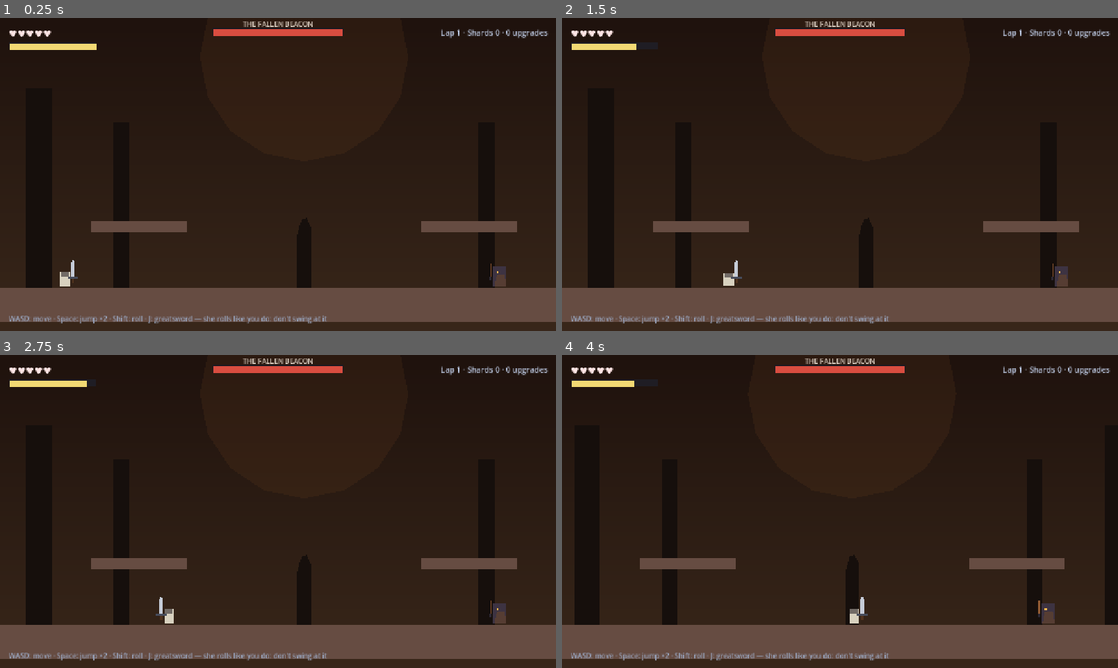
Above: before the commit, frames 1-4 (two rows, left to right).
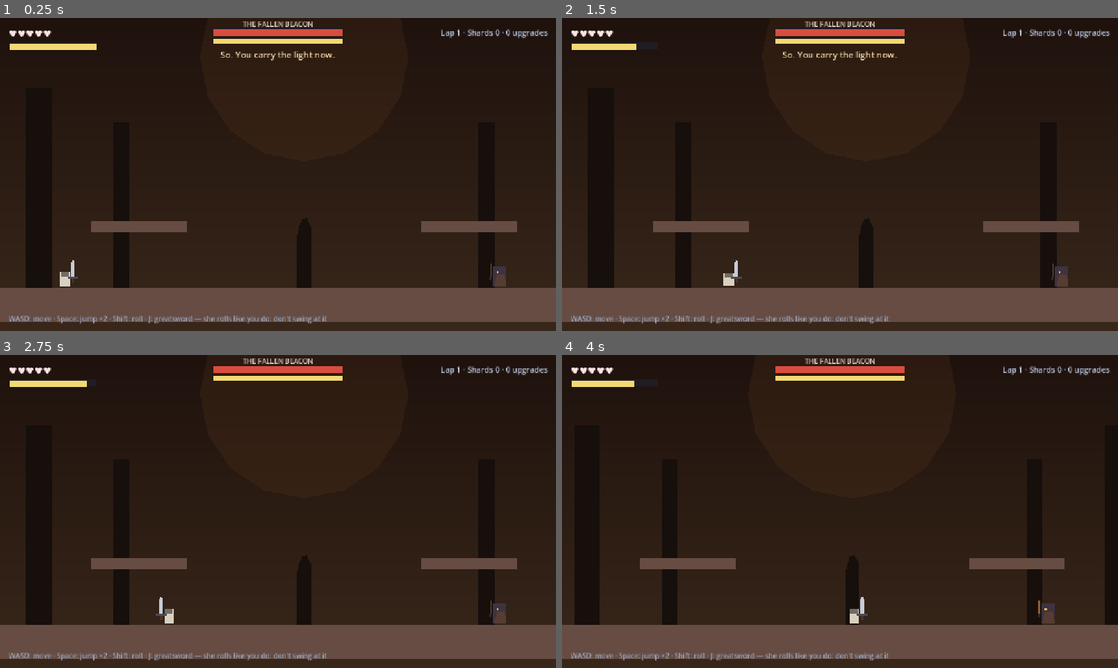
Above: after the commit, the same moments.

Repository: hugoborgplotnikov-boop/the-last-beacon
Game: Godot game, scene res://scenes/fallen_beacon_arena.tscn
Same seed, same stepped clock (60 frames per second), same inputs: the game is played once before the commit and once after it. This scene is started directly instead of the project's main scene.
Inputs:
- Up to frame 1 (0.25 s): no input
- Up to frame 2 (1.5 s): tap Enter at 0.5 s; hold D (move_right) from 0.53 s (still down); tap J (attack) at 0.6 s; tap Space (jump) at 0.77 s; tap Shift (roll) at 0.8, 1.35 s
- Up to frame 3 (2.75 s): tap Space (jump) at 1.52 s; tap J (attack) at 1.55, 2.1 s; release D (move_right) at 2.03 s; hold A (move_left) from 2.03 s (still down); tap Shift (roll) at 2.3 s
- Up to frame 4 (4 s): release A (move_left) at 2.78 s; hold D (move_right) from 2.78 s (still down); tap Shift (roll) at 2.85, 3.8 s; tap Space (jump) at 3.02, 3.77 s; tap J (attack) at 3.05, 3.6 s

The runs differ from the first frame. In frame 1, 0.6% of the frame differs, in the area x 38-62%, y 6-14%; in frame 2, 0.6%; in frame 3, 0.4%; in frame 4, 0.4%.

Commit message:
feat: THE FALLEN BEACON — the Duel (parry, stamina, personality)
She was passive; now she fights back like the hero she mirrors:
- PARRY: swings that land while she's idle are deflected — the hero is
  bounced back and she counters with a fast chop. The duel rhythm:
  punish her recovery, not her guard.
- STAMINA BAR: her swings cost 25 stamina (regen 15/s) — whiff her dry
  and she GASES: can't lift the greatsword, stands wide open 1.5s.
  Her bar sits under her HP bar, exactly like the hero's.
- Phase 2 teeth: her chop chains into a second faster chop; her eye
  burns brighter; counters come faster.
- Personality: 'So. You carry the light now.' before the duel; 'She
  nods. The light is yours now.' when she falls (generic arena dialogue
  system — any boss can speak).
- FIXED (test-caught): after her parry-counter she never returned to
  IDLE — she froze in RECOVER and stopped attacking entirely. Real
  fight-breaking bug the new claims caught.
- test_fallen_beacon rewritten: 24 claims incl. the observed parry, the
  forced gas, the stamina bar, the death line; state-reacted pokes.
- suite 12/12 green

Diff:
--- a/dev/TheLastBeacon/scenes/fallen_beacon_arena.tscn
+++ b/dev/TheLastBeacon/scenes/fallen_beacon_arena.tscn
@@ -197,6 +197,24 @@
 horizontal_alignment = 1
 text = "THE FALLEN BEACON"
 
+[node name="BossStaminaBG" type="ColorRect" parent="UI"]
+anchor_left = 0.5
+anchor_right = 0.5
+offset_left = -150.0
+offset_top = 46.0
+offset_right = 150.0
+offset_bottom = 60.0
+grow_horizontal = 2
+color = Color(0.1, 0.1, 0.13, 0.9)
+
+[node name="BossStaminaFill" type="ColorRect" parent="UI/BossStaminaBG"]
+layout_mode = 0
+offset_left = 2.0
+offset_top = 2.0
+offset_right = 298.0
+offset_bottom = 12.0
+color = Color(0.95, 0.85, 0.45, 1)
+
 [node name="DeathLabel" type="Label" parent="UI"]
 visible = false
 anchors_preset = 8
--- a/dev/TheLastBeacon/scripts/arena.gd
+++ b/dev/TheLastBeacon/scripts/arena.gd
@@ -16,6 +16,8 @@
 @onready var boss_bar_bg: ColorRect = $UI/BossBG
 @onready var boss_bar_fill: ColorRect = $UI/BossBG/BossFill
 @onready var boss_name_label: Label = $UI/BossName
+@onready var boss_stamina_bg: ColorRect = get_node_or_null("UI/BossStaminaBG")
+@onready var boss_stamina_fill: ColorRect = get_node_or_null("UI/BossStaminaBG/BossStaminaFill")
 
 
 var victory_shown := false
@@ -36,6 +38,9 @@
 	_on_stamina_changed(player.stamina)
 	run_label.text = "Lap %d · Shards %d · %d upgrades" % [Run.lap, Run.shards, Run.buffs.size()]
 	boss_name_label.text = boss.boss_name
+	# Some champions speak before the duel.
+	if boss.get("intro_line") != null and boss.intro_line != "":
+		_show_dialogue(boss.intro_line, 2.5)
 	# The arena is 0..1400 — clamp the hero's camera to it.
 	var cam: Camera2D = player.get_node("Camera2D")
 	cam.limit_left = 0
@@ -49,6 +54,31 @@
 	var ratio := clampf(boss.hp / float(maxi(boss.max_hp, 1)), 0.0, 1.0)
 	boss_bar_fill.size.x = 296.0 * ratio
 	boss_bar_bg.visible = not boss.dead
+	# The Duel: bosses with a stamina bar show it under their health.
+	if boss_stamina_fill != null and boss.get("max_stamina") != null:
+		var sratio := clampf(boss.stamina / float(maxf(boss.max_stamina, 1.0)), 0.0, 1.0)
+		boss_stamina_fill.size.x = 296.0 * sratio
+		boss_stamina_bg.visible = not boss.dead
+
+
+## A spoken line, faded out after a moment (no cutscenes — just a beat).
+func _show_dialogue(text: String, seconds: float) -> void:
+	var label := Label.new()
+	label.name = "DialogueLabel"
+	label.text = text
+	label.add_theme_font_size_override("font_size", 20)
+	label.add_theme_color_override("font_color", Color(0.95, 0.85, 0.65))
+	label.horizontal_alignment = HORIZONTAL_ALIGNMENT_CENTER
+	label.anchor_left = 0.5
+	label.anchor_right = 0.5
+	label.offset_left = -420.0
+	label.offset_right = 420.0
+	label.offset_top = 70.0
+	label.offset_bottom = 102.0
+	$UI.add_child(label)
+	await get_tree().create_timer(seconds).timeout
+	if is_instance_valid(label):
+		label.queue_free()
 
 
 func _on_health_changed(hp: int) -> void:
@@ -93,6 +123,8 @@
 		return
 	victory_shown = true
 	Run.record_victory()
+	if boss.get("death_line") != null and boss.death_line != "":
+		victory_label.text = boss.death_line
 	victory_label.visible = true
 	run_label.text = "Lap %d · Shards %d · %d upgrades" % [Run.lap, Run.shards, Run.buffs.size()]
 	var picks: Array[String] = Run.draw_cards(3)
--- a/dev/TheLastBeacon/scripts/fallen_beacon.gd
+++ b/dev/TheLastBeacon/scripts/fallen_beacon.gd
@@ -2,9 +2,10 @@
 
 ## The Fallen Beacon — third trial of the gauntlet. The hero who held the
 ## light before you, fighting with YOUR moveset — greatsword, roll, i-frames
-## — one generation rustier. The mirror fight: her telegraph is the blade
-## cocking back (you know what a raised greatsword means), she rolls through
-## your swings, and in phase 2 she punishes your whiffs. Don't get greedy.
+## — one generation rustier. THE DUEL: she parries idle swings (punish her
+## recovery, not her guard), she has a stamina bar like yours (whiff her
+## into the ground and she gasps, wide open), and in phase 2 her chop chains
+## and her counters come faster. Don't get greedy.
 
 signal died
 signal hit_taken
@@ -14,12 +15,17 @@
 
 @export var max_hp := 12
 @export var boss_name := "THE FALLEN BEACON"
+@export var intro_line := "So. You carry the light now."
+@export var death_line := "She nods. The light is yours now."
 @export var walk_speed := 60.0
 @export var touch_damage := 1
 @export var gravity := 1100.0
 @export var aggro_range := 420.0
 @export var swing_range := 180.0
 @export var roll_speed := 260.0
+@export var max_stamina := 100.0
+@export var swing_stamina_cost := 25.0
+@export var stamina_regen := 15.0
 
 var hp: int
 var phase := 1
@@ -29,12 +35,15 @@
 var facing := Vector2.LEFT
 var attack_count := 0
 var roll_count := 0
+var parries := 0
+var stamina := 100.0
 var touch_cooldown := 0.0
 var spawn_point := Vector2.ZERO
 # Cancels stale attack coroutines on death/reset (the fight-id pattern).
 var fight_id := 0
 
 @onready var body: Polygon2D = $Body
+@onready var eye: Polygon2D = $Body/Eye
 @onready var sword: Polygon2D = $Body/Sword
 @onready var hurt_box: Area2D = $HurtBox
 @onready var touch_box: Area2D = $TouchBox
@@ -69,6 +78,10 @@
 			velocity.x = 0.0
 	move_and_slide()
 
+	# Stamina regen when she's not mid-swing — hers works like yours.
+	if state != State.TELEGRAPH_SWING and state != State.SWING:
+		stamina = minf(max_stamina, stamina + stamina_regen * delta)
+
 	# Contact damage ticks while the hero is in reach — hugging must hurt.
 	touch_cooldown = maxf(touch_cooldown - delta, 0.0)
 	if touch_cooldown <= 0.0:
@@ -102,6 +115,11 @@
 			await _roll(player, fid)
 		else:
 			await _swing(player, fid)
+			# Phase 2 teeth: the chop can chain into a second, faster chop.
+			if fid != fight_id or dead:
+				return
+			if phase == 2 and stamina >= swing_stamina_cost and randf() < 0.5:
+				await _swing(player, fid, true)
 	if fid != fight_id or dead:
 		return
 	# Punish window, then she resets to idle.
@@ -115,12 +133,23 @@
 
 ## The greatsword chop — the mirror of the hero's own swing. The telegraph
 ## is the blade cocking back; the hitbox is the arc in front of her.
-func _swing(player: Node2D, fid: int) -> void:
+## Costs stamina: whiff her dry and she can't swing at all.
+func _swing(player: Node2D, fid: int, fast := false) -> void:
+	if stamina < swing_stamina_cost:
+		# Gassed: she can't lift the greatsword — she stands wide open.
+		state = State.RECOVER
+		body.modulate = Color(0.8, 0.75, 0.7)
+		await get_tree().create_timer(1.5).timeout
+		if fid != fight_id or dead:
+			return
+		body.modulate = Color.WHITE
+		return
+	stamina -= swing_stamina_cost
 	_face(player)
 	state = State.TELEGRAPH_SWING
 	sword.rotation = -1.3
 	body.modulate = Color(1.6, 1.6, 1.6)
-	await get_tree().create_timer(0.5 if phase == 1 else 0.32).timeout
+	await get_tree().create_timer(0.32 if (fast or phase == 2) else 0.5).timeout
 	if fid != fight_id or dead:
 		return
 	body.modulate = Color.WHITE
@@ -176,8 +205,42 @@
 		return
 
 
+## THE DUEL: she parries swings that land while she's idle — the deflection
+## bounces the hero back and feeds a fast counter-chop. Punish her recovery,
+## not her guard.
+func _do_parry(player: Node2D) -> void:
+	var fid := fight_id
+	busy = true
+	state = State.TELEGRAPH_SWING
+	sword.rotation = -1.3
+	body.modulate = Color(1.9, 1.9, 2.0)
+	await get_tree().create_timer(0.32).timeout
+	if fid != fight_id or dead:
+		return
+	if stamina >= swing_stamina_cost:
+		await _swing(player, fid, true)
+	else:
+		# The deflection was her last effort — she stands wide open.
+		body.modulate = Color.WHITE
+		state = State.RECOVER
+		await get_tree().create_timer(1.5).timeout
+		if fid != fight_id or dead:
+			return
+	busy = false
+	state = State.IDLE
+
+
 func take_damage(dmg: int, from_pos: Vector2) -> void:
 	if dead or hp <= 0:
+		return
+	# THE MIRROR: an idle parry. The hero must strike during her recovery.
+	var player := get_tree().get_first_node_in_group("player") as CharacterBody2D
+	if state == State.IDLE and not busy and player \
+			and global_position.distance_to(player.global_position) < swing_range:
+		parries += 1
+		_do_parry(player)
+		player.take_damage(0, global_position)
+		player.velocity.x = 240.0 * signf(player.global_position.x - global_position.x)
 		return
 	hp -= dmg
 	# Bosses barely flinch.
@@ -194,6 +257,8 @@
 		Engine.time_scale = 1.0
 	if hp <= max_hp / 2 and phase == 1:
 		phase = 2
+		# The light in her eye burns brighter as she pushes past her limit.
+		eye.color = Color(1.6, 1.1, 0.4)
 	await get_tree().create_timer(0.08).timeout
 	if not dead:
 		body.modulate = Color.WHITE
@@ -233,11 +298,13 @@
 	state = State.IDLE
 	phase = 1
 	hp = max_hp
+	stamina = max_stamina
 	global_position = spawn_point
 	velocity = Vector2.ZERO
 	body.visible = true
 	body.modulate = Color.WHITE
 	body.scale.x = facing.x
+	eye.color = Color(1.0, 0.72, 0.3)
 	sword.rotation = 0.0
 	swing_box.monitoring = false
 	swing_box.visible = false
--- a/dev/TheLastBeacon/tests/test_fallen_beacon.gd
+++ b/dev/TheLastBeacon/tests/test_fallen_beacon.gd
@@ -1,10 +1,9 @@
 extends SceneTree
-## test_fallen_beacon.gd — boss #3's fight contract, the MIRROR fight:
-## she fights autonomously with her greatsword (a real arc hitbox that
-## damages the hero), she ROLLS like the hero — with real i-frames (her
-## hurtbox goes dormant mid-roll), she enters phase 2 at half health, and
-## she dies into the victory beat (shards + cards). Seed 8: her first
-## attack is the roll, observed live. Deterministic.
+## test_fallen_beacon.gd — boss #3's DUEL contract: she rolls with real
+## i-frames, she PARSIES idle swings (and counters), she spends stamina and
+## GASES when spent (wide open), she speaks, and she dies into the victory
+## beat with her death line. Seed 8: her first attack is the roll.
+## Deterministic: state-reacted pokes (no blind timing on the parry/kill).
 
 const HARNESS = preload("res://tests/harness.gd")
 
@@ -15,6 +14,11 @@
 var h: RefCounted
 var run: Node
 var roll_iframes_seen := false
+var parry_done := false
+var gas_set := false
+var killed := false
+var regressed := false
+var check_frame := -1
 
 
 func _initialize() -> void:
@@ -48,32 +52,58 @@
 			# Seed 8: her first attack is the ROLL (the mirror dodge).
 			h.check(boss.attack_count == 1, "she engaged on her own (%d attacks)" % boss.attack_count)
 			h.check(boss.roll_count == 1, "her first move is the roll (mirror dodge)")
-		90:
+			h.check(arena.get_node_or_null("UI/DialogueLabel") != null, "she speaks before the duel")
+		130:
 			# Feed her a clean approach: park the hero in front of her.
 			player.global_position = Vector2(boss.global_position.x - 90, 601)
 			player.velocity = Vector2.ZERO
-		250:
+		150:
+			h.check(boss.parries == 1, "she parried the idle swing")
+			h.check(boss.hp == boss.max_hp, "the parry took no damage")
+			h.check(roll_iframes_seen, "her roll has i-frames (hurtbox dormant mid-roll)")
+			h.check(arena.boss_stamina_fill != null, "the duel shows her stamina bar")
+		160:
+			# Whiff her dry: force the gas and watch her stand wide open.
+			boss.stamina = 5.0
+			gas_set = true
+		200:
+			h.check(boss.stamina < 25.0, "she never swung while gassed (stam %.0f)" % boss.stamina)
+		240:
+			h.check(player.health < 5, "her greatsword lands real hits (hero %d/5)" % player.health)
 			h.check(boss.attack_count >= 2, "she fights autonomously (%d attacks)" % boss.attack_count)
-			h.check(player.health < 5, "her greatsword lands real hits (hero %d/5)" % player.health)
-			h.check(roll_iframes_seen, "her roll has i-frames (hurtbox dormant mid-roll)")
-		260:
-			# Direct-damage contract: phase 2 at half health, death at zero.
-			boss.take_damage(99, boss.global_position + Vector2(10, 0))
-		290:
-			h.check(boss.phase == 2, "she entered phase 2 as she fell below half")
-			h.check(boss.dead, "she fell to the hero's greatsword")
-			h.check(not boss.body.visible, "her body hidden after death")
-			h.check(arena.victory_label.visible, "victory beat shown")
-			h.check(run.shards == 3, "victory granted 3 shards (shards=%d)" % run.shards)
-			h.check(arena.card_panel.visible, "upgrade cards offered")
-			h.check(not arena.boss_bar_bg.visible, "boss bar hides on death")
-		300:
-			# REGRESSION: a second lethal hit must not double-award.
-			boss.take_damage(1, boss.global_position + Vector2(10, 0))
-		315:
-			h.check(boss.dead, "still dead after the second hit")
-			h.check(run.shards == 3, "no double award (shards=%d)" % run.shards)
-			quit(0 if h.summary() else 1)
+			h.check(arena.boss_stamina_fill.size.x < 296.0, "her stamina bar drains as she swings")
+	# State-reacted poke: the parry needs her IDLE, the hero in reach.
+	if not parry_done and frames > 50 and boss.state == boss.State.IDLE and not boss.busy \
+			and boss.global_position.distance_to(player.global_position) < 180.0:
+		parry_done = true
+		boss.take_damage(1, boss.global_position + Vector2(10, 0))
+		h.check(boss.parries == 1, "the idle swing was deflected")
+		h.check(boss.state == boss.State.TELEGRAPH_SWING, "she counters immediately")
+	# State-reacted kill: only strike during her recovery (the duel lesson).
+	if not killed and frames > 260 and boss.state == boss.State.RECOVER:
+		killed = true
+		check_frame = frames + 20
+		boss.take_damage(99, boss.global_position + Vector2(10, 0))
+	if killed and frames >= check_frame and not regressed:
+		h.check(boss.phase == 2, "she entered phase 2 as she fell below half")
+		h.check(boss.dead, "she fell to the hero's greatsword")
+		h.check(not boss.body.visible, "her body hidden after death")
+		h.check(arena.victory_label.visible, "victory beat shown")
+		h.check(arena.victory_label.text == "She nods. The light is yours now.",
+			"her death line lands")
+		h.check(run.shards == 3, "victory granted 3 shards (shards=%d)" % run.shards)
+		h.check(arena.card_panel.visible, "upgrade cards offered")
+		h.check(not arena.boss_bar_bg.visible, "boss bar hides on death")
+		h.check(not arena.boss_stamina_bg.visible, "her stamina bar hides on death")
+		# REGRESSION: a second lethal hit must not double-award.
+		boss.take_damage(1, boss.global_position + Vector2(10, 0))
+		regressed = true
+		return false
+	if killed and regressed and frames >= check_frame + 15:
+		h.check(boss.dead, "still dead after the second hit")
+		h.check(run.shards == 3, "no double award (shards=%d)" % run.shards)
+		quit(0 if h.summary() else 1)
+		return false
 	# Live observation: catch her mid-roll and verify the mirror i-frames.
 	if boss.state == boss.State.ROLL and not roll_iframes_seen:
 		roll_iframes_seen = not boss.hurt_box.monitoring
